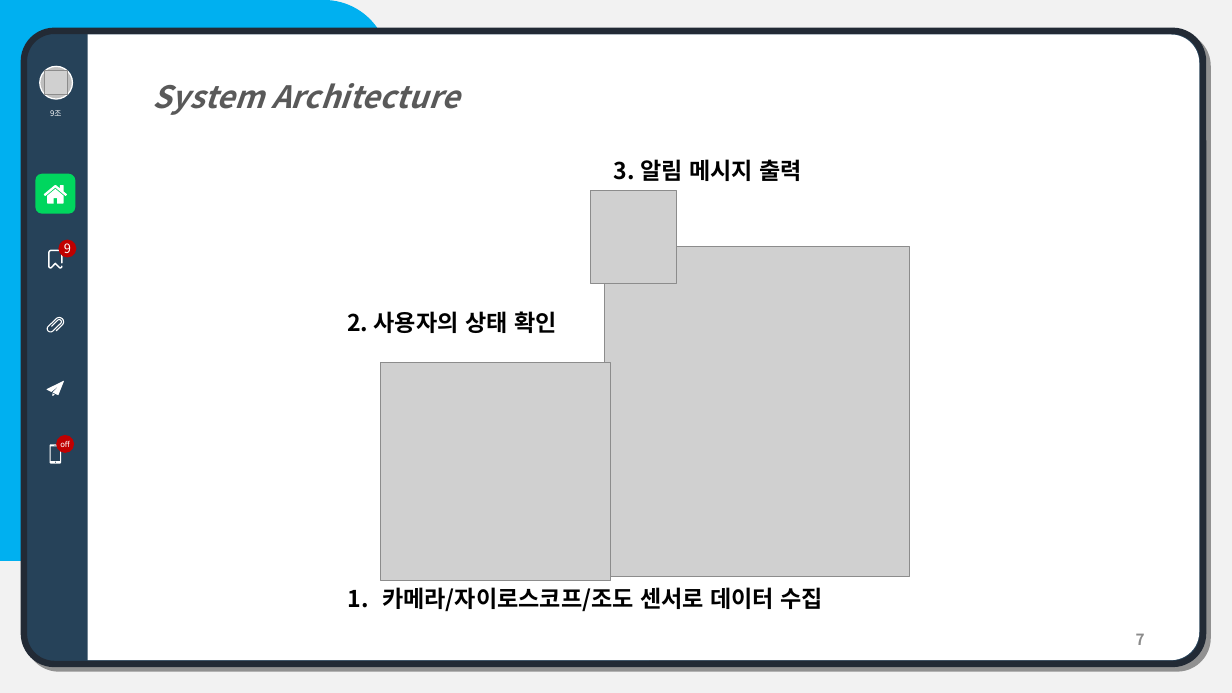
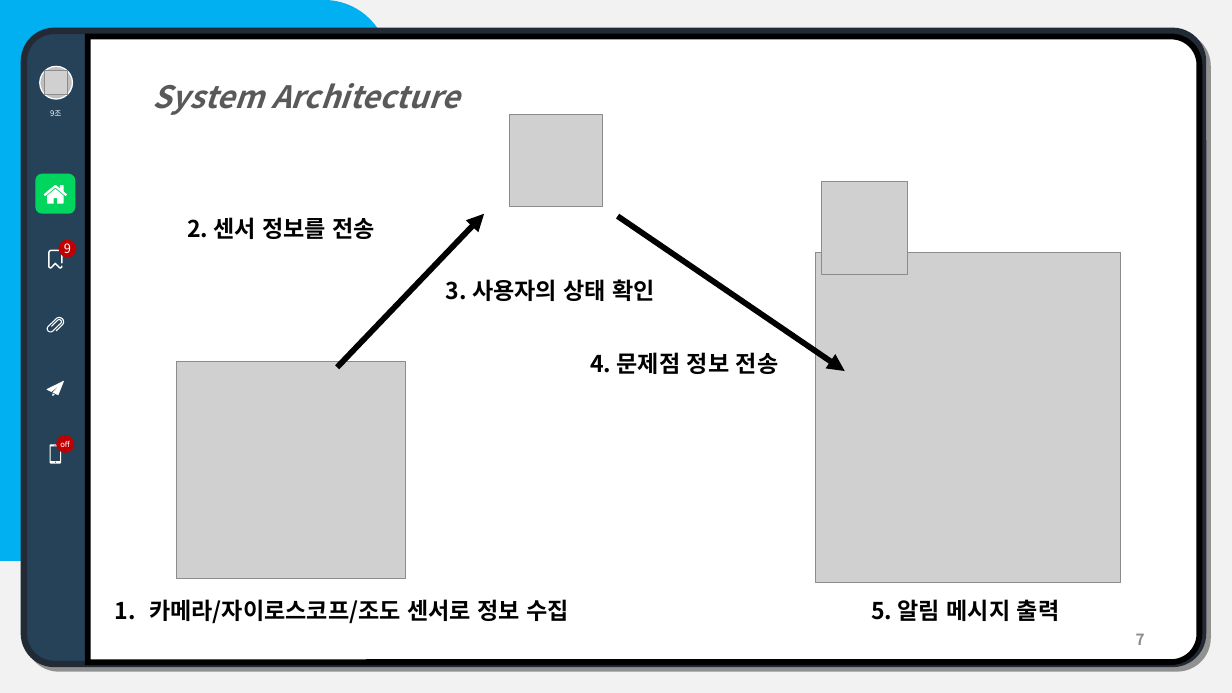
Before and after one commit to MMuhwon/OpenSourceProject, a slide deck: slide 7 of #02-1/[오픈소스전문프로젝트 Report #02-1]장재원, 조창권, 윤정환, 이석범.pptx. Drawn at 1232x693 pixels with LibreOffice and Linux fonts; fonts in the diff are those of the drawing; grey boxes stand for pictures. Boxes give left, top, right and bottom in pixels: in the first picture for what was removed or moved away, otherwise in the second. Text is boxed around its words. In the diff, an @@ line names an element or a change of style, - is before the commit and + after.

```diff
--- a/#02-1/[오픈소스전문프로젝트 Report #02-1]장재원, 조창권, 윤정환, 이석범.pptx
+++ b/#02-1/[오픈소스전문프로젝트 Report #02-1]장재원, 조창권, 윤정환, 이석범.pptx
@@ round same rect at (88,37,1200,663): outline none to #000000 4.5 pt @@
@@ picture added at (510,115,603,207) @@
@@ picture: place and size @@
-picture at (591,190,677,284)
+picture at (823,181,909,274)
@@ text added at (187,217,376,239), 18 pt, text #000000, bold @@
+2. 센서 정보를 전송
@@ arrow added from (337, 368) to (484, 213), #000000 4.5 pt @@
@@ arrow added from (617, 216) to (845, 372), #000000 4.5 pt @@
@@ picture: place and size @@
-picture at (605,247,910,578)
+picture at (816,252,1121,583)
@@ text at (446,279,656,301): text changed @@
-2. 사용자의 상태 확인
+3. 사용자의 상태 확인
@@ text added at (590,352,779,374), 18 pt, text #000000, bold @@
+4. 문제점 정보 전송
@@ picture: place and size @@
-picture at (381,363,611,580)
+picture at (177,361,407,579)
@@ text at (149,599,569,624): text changed @@
-1. 카메라/자이로스코프/조도 센서로 데이터 수집
+1. 카메라/자이로스코프/조도 센서로 정보 수집
@@ text at (871,599,1060,621): text changed @@
-3. 알림 메시지 출력
+5. 알림 메시지 출력
```
Also in this commit, not shown: 2 other slides changed.
